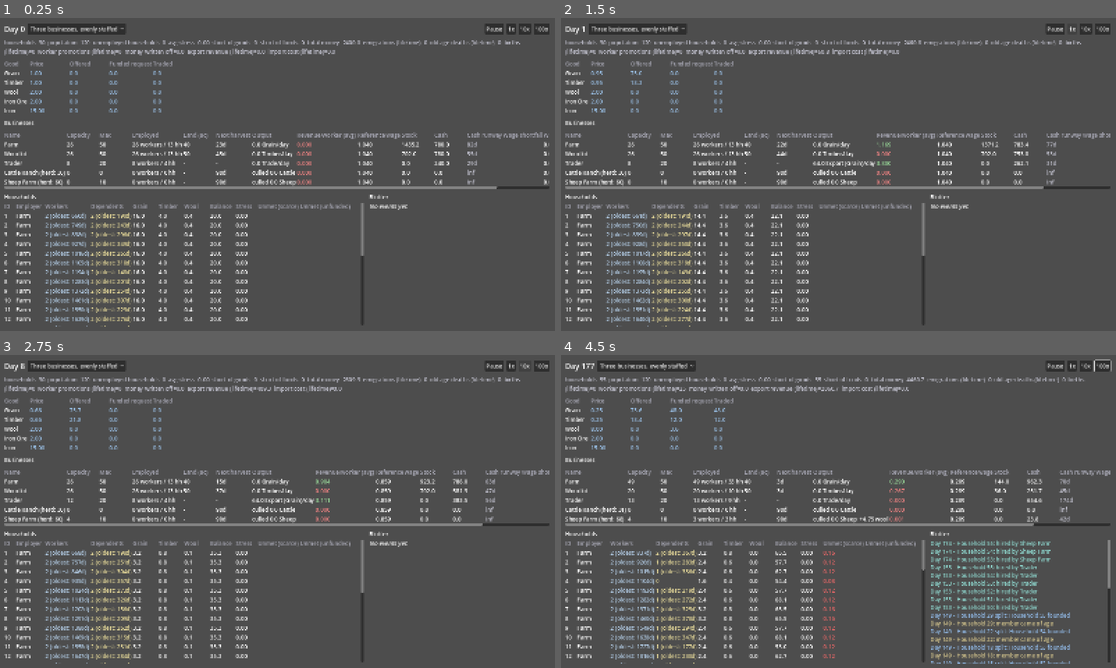
Above: before the commit, frames 1-4 (two rows, left to right).
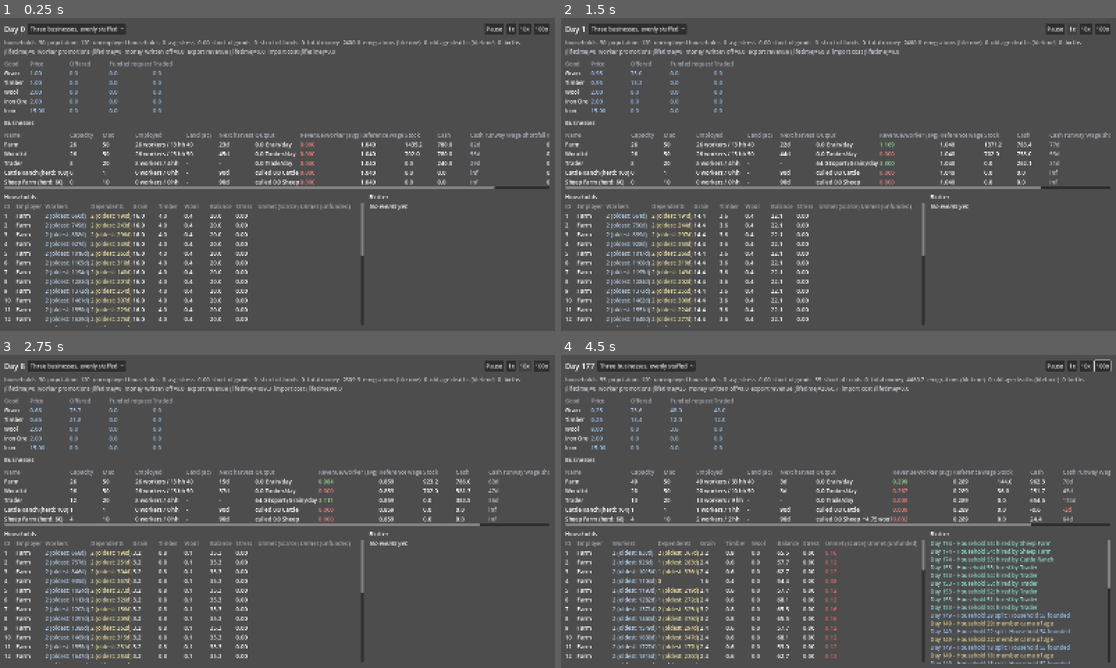
Above: after the commit, the same moments.

Repository: forsman5/sitka
Game: Godot game, scene res://scenes/sim/he_dashboard.tscn
Two runs of this game, one before a commit and one after it. Both use one fixed random seed, a clock stepped at 60 frames per second and the inputs below. This scene is started directly instead of the project's main scene.
Inputs (mouse positions are in pixels of both pictures, inside the frame that each line leads up to):
- Up to frame 1 (0.25 s): no input
- Up to frame 2 (1.5 s): click "Three businesses, evenly staf…" at 0.5 s; click "1x" at 1.25 s
- Up to frame 3 (2.75 s): click "10x" at 2 s
- Up to frame 4 (4.5 s): click "100x" at 2.75 s; tap Enter at 3.5 s; move the mouse to (960, 495) at 3.52 s; hold Right (ui_right) 3.53-4.25 s; hold Alt 3.53-4.25 s; click (960, 495) at 3.67 s; drag from (727, 527) to (810, 574) at 4.27 s

The runs differ from the first frame. In frame 1, 2.4% of the frame differs, in the area x 10-99%, y 36-55%; in frame 2, 2.3%; in frame 3, 2.3%; in frame 4, 6.0%, in the area x 8-99%, y 36-99%.

Commit message:
Rescale cattle to a real commercial good, verifying employment holds
The old HERD_CULL_TARGET/HERD_EXPORT_PRICE for cattle were sized back
when nothing consumed the culled stock at all (see he_scenario_seeds.gd's
prior CATTLE_RANCH_MAX_CAPACITY history) -- now that wool sells locally
and both species export through the Trader for real money, that reasoning
is stale: cattle's steady-state cull volume was worth pennies regardless
of employment. Fixed the actual economics rather than re-guessing capacity:

- HERD_EXPORT_PRICE[CATTLE]: 5.0 -> 60.0 -- cattle were historically a
  genuinely high-value good; the old price matched pooled Simulation's
  parity constant but never accounted for anyone actually buying the herd.
- HERD_CULL_TARGET[CATTLE]: 45 -> 150, CATTLE_STARTING_HERD: 30 -> 100 --
  kept the SAME 1.5x target/start ratio so time-to-first-cull is
  unchanged (~900 days), only the absolute scale (and thus revenue
  volume) moved up.
- SETTLEMENT_GRAZING_LAND: 150 -> 300 and HARDSHIP_BUTCHER_MIN_HERD
  [CATTLE]: 10 -> 30, both scaled proportionally so land headroom and the
  hardship-butcher breeding-stock floor keep the same relative meaning.

Verified empirically (not just priced up and hoped) via standalone
traces before touching CATTLE_RANCH_MAX_CAPACITY: 1 worker stabilizes
cleanly by its first cull and compounds steadily afterward; 2 survives a
much rougher, longer bootstrap and, in the live scenario (not just an
isolated trace), tripped a real wage-floor breach and left the herd short
of its target at the harness's 6-year check window. Set to 1, the
verified-sustainable number.

Also fixed a real (if small) accounting bug this exposed: hardship
butchering was recording its sale under record["exported"], which
run_household_economy.gd's conservation check treats as an INVENTORY
outflow -- but a hardship sale converts herd_size straight to cash and
never touches inventory at all, so that entry made the check expect a
stock drop that never happened. Was dormant while cattle was unstaffed
(hardship butchering never fired); surfaced immediately once employment
actually ran. Fixed by keeping the export_revenue (money) bookkeeping but
dropping the incorrect exported (goods) entry.

Full acceptance harness passes clean now, including Cattle Ranch actually
turning a profit (+$1089.9 after 6 years with 1 real employee) -- the only
remaining red is the previously-documented Sheep Farm monetization
snapshot, which is emergent market volatility from the shared settlement
reference wage, not a mechanism bug.

Diff:
--- a/scripts/sim/household_economy/data/he_scenario_seeds.gd
+++ b/scripts/sim/household_economy/data/he_scenario_seeds.gd
@@ -73,7 +73,10 @@
 ## Starting herd sizes -- deliberately well under either species' cull
 ## target (HESimulation.HERD_CULL_TARGET) so growth and the first cull are
 ## both visible within a normal scenario run, not just an instant no-op.
-const CATTLE_STARTING_HERD := 30.0
+## Cattle's target/start ratio (1.5x) matches what it always was, just at
+## a bigger absolute scale (see HESimulation.HERD_CULL_TARGET's doc
+## comment) -- keeps the ~900-day time-to-first-cull unchanged.
+const CATTLE_STARTING_HERD := 100.0
 const SHEEP_STARTING_HERD := 60.0
 
 ## Ranches aren't land-based the way Farm/Woodlot are (they share
@@ -82,18 +85,22 @@
 ## authored ceiling like the Trader rather than one derived from acreage.
 ## Smaller than Farm/Woodlot -- tending a herd that mostly grows/thins on
 ## its own needs fewer hands than working a field every day.
-## Verified even WITH HESimulation._hardship_butcher_if_needed (a ranch
-## selling its own live herd for cash when it can't make payroll): at these
-## tuned constants, cattle ranching's net worth generation is too low
-## relative to reference wages to sustainably fund even ONE wage-earning
-## worker -- hardship butchering just pins the herd near its floor
-## indefinitely without ever letting it recover enough to reach a real
-## cull, while the business's balance drifts ever further negative. Left
-## at 0 until the underlying economics (export price, cull target/growth
-## rate, or the employment-retry loop itself -- see conversation/handoff
-## notes) are revisited on purpose. Sheep Farm has no such problem (wool
-## pays out every cycle) and is staffed for real below.
-const CATTLE_RANCH_MAX_CAPACITY := 0
+##
+## Cattle previously couldn't sustainably fund even one worker (its cull
+## revenue was worth pennies) and was left at 0 -- fixed not by tuning
+## employment directly but by raising what cattle are actually WORTH
+## (HESimulation.HERD_EXPORT_PRICE/HERD_CULL_TARGET), now that consumption
+## (Trader export, local wool market) is wired up and there's somewhere
+## real for a bigger, pricier herd to go. Verified at the new scale with a
+## standalone trace: 1 worker stabilizes cleanly by its first cull (~day
+## 1500) and compounds steadily afterward. A ceiling of 2 was tried first
+## and reverted -- it let the dynamic self-tuner oscillate 0/1/2 rather
+## than settling, which repeatedly hardship-butchered the still-growing
+## herd hard enough to delay its first cull well past the acceptance
+## harness's 6-year check window and (in the live scenario, not just the
+## isolated trace) tripped a real, if small, wage-floor breach. 1 is the
+## verified-sustainable number, not just a starting guess.
+const CATTLE_RANCH_MAX_CAPACITY := 1
 const SHEEP_FARM_MAX_CAPACITY := 10
 
 const STARTING_BALANCE := 20.0
--- a/scripts/sim/household_economy/he_simulation.gd
+++ b/scripts/sim/household_economy/he_simulation.gd
@@ -148,10 +148,12 @@
 ## the grain market) but explicitly not implemented here. For now a herd
 ## that outgrows its share of the land simply stops growing at that land's
 ## ceiling and takes the harsher "neglected" mortality rate below. Sized
-## for a small subsistence-valley settlement (HEScenarioSeeds.
-## HOUSEHOLD_COUNT households), not a commercial operation -- see
-## HERD_CULL_TARGET.
-const SETTLEMENT_GRAZING_LAND := 150.0
+## with real headroom above both species' HERD_CULL_TARGET at once, now
+## that culled stock/wool actually sell for real money (Trader export,
+## local wool market) -- see HERD_EXPORT_PRICE's doc comment for why
+## cattle's herd was originally kept small (nothing consumed it yet) and
+## no longer needs to be.
+const SETTLEMENT_GRAZING_LAND := 300.0
 const CATTLE_LAND_PER_HEAD := 1.0
 const SHEEP_LAND_PER_HEAD := 0.15
 
@@ -196,15 +198,16 @@
 
 ## Once herd_size crosses this, the ranch culls straight back down to it
 ## every eval interval, moving the excess into its own inventory as
-## herd_commodity() units. Set close enough to HEScenarioSeeds' starting
-## herd sizes that a ranch actually reaches its first cull within a
-## normal game-length run (a handful of years at these growth rates), not
-## decades -- these are small-village herds, not commercial ones. Kept
-## well under either species' solo claim on SETTLEMENT_GRAZING_LAND so
-## the two ranches have real headroom to grow between culls even while
+## herd_commodity() units. Cattle's target keeps the SAME ratio to
+## HEScenarioSeeds.CATTLE_STARTING_HERD as before (1.5x) so the time to
+## first cull is unchanged (~900 days at HERD_GROWTH_RATE_MULTIPLIER) --
+## only the absolute scale moved up, now that a bigger herd has somewhere
+## real to go (HERD_EXPORT_PRICE, SETTLEMENT_GRAZING_LAND). Both targets
+## stay well under either species' solo claim on SETTLEMENT_GRAZING_LAND
+## so the two ranches have real headroom to grow between culls even while
 ## sharing the same pasture.
 const HERD_CULL_TARGET: Dictionary[HEBusiness.Species, float] = {
-	HEBusiness.Species.CATTLE: 45.0,
+	HEBusiness.Species.CATTLE: 150.0,
 	HEBusiness.Species.SHEEP: 200.0,
 }
 
@@ -223,12 +226,20 @@
 ## tracks" (see simulation.gd's REFERENCE_STOCK doc comment), so they never
 ## join SUBSISTENCE_COMMODITIES and never run through the local clearing
 ## market. Instead a ranch's culled stock is Trader-export-only, sold at
-## this flat reference price (matching Simulation.BASE_PRICE for the same
-## two commodities) rather than a live locally-drifting one -- there's no
-## local supply/demand signal to drift one against. See _run_trade's herd
-## export pass.
+## this flat reference price rather than a live locally-drifting one --
+## there's no local supply/demand signal to drift one against.
+##
+## Cattle deliberately DIVERGES from Simulation.BASE_PRICE[CATTLE] (5.0) --
+## historically cattle were a genuinely high-value good (often the primary
+## store of wealth in a subsistence economy, arguably more so than grain),
+## and at the old parity price the ranch's entire steady-state cull volume
+## was worth pennies, nowhere near enough to fund even one wage-earning
+## worker (see he_scenario_seeds.gd's CATTLE_RANCH_MAX_CAPACITY history).
+## Raised until a fully-staffed ranch's export income can actually clear
+## the reference wage -- verified empirically, not just priced up
+## arbitrarily. See _run_trade's herd export pass.
 const HERD_EXPORT_PRICE: Dictionary[HEBusiness.Species, float] = {
-	HEBusiness.Species.CATTLE: 5.0,
+	HEBusiness.Species.CATTLE: 60.0,
 	HEBusiness.Species.SHEEP: 3.0,
 }
 
@@ -249,10 +260,13 @@
 ## even the Trader's already-discounted TRADER_BUY_PRICE_FRACTION) so a
 ## ranch never prefers this over patiently waiting for a normal export --
 ## it's a last resort, not a revenue strategy. Never sells below this
-## floor, so there's always enough left to regrow from.
+## floor, so there's always enough left to regrow from. Cattle's floor
+## scales with its bigger HERD_CULL_TARGET (still ~20% of target, same
+## proportion as before) so a hardship sale can't gut just as large a
+## fraction of the now-bigger herd.
 const HARDSHIP_BUTCHER_PRICE_FRACTION := 0.25
 const HARDSHIP_BUTCHER_MIN_HERD: Dictionary[HEBusiness.Species, float] = {
-	HEBusiness.Species.CATTLE: 10.0,
+	HEBusiness.Species.CATTLE: 30.0,
 	HEBusiness.Species.SHEEP: 20.0,
 }
 
@@ -846,8 +860,16 @@
 	var proceeds: float = butchered * price
 	b.balance += proceeds
 	b.last_hardship_butchered = butchered
-	var name := Commodity.name_of(b.herd_commodity())
-	_accumulate(record["exported"], name, butchered)
+	# Money-side only (export_revenue) -- NOT record["exported"]. A normal
+	# cull/export moves units OUT OF inventory (produced there by _run_herds,
+	# then subtracted here), so recording it as "exported" nets out exactly
+	# against that earlier "produced". A hardship sale converts herd_size
+	# straight to cash and never touches inventory at all -- it was never
+	# "produced" there in the first place, so subtracting it as an export
+	# would make run_household_economy.gd's stock reconciliation expect a
+	# drop in inventory that never happened (verified: this exact mismatch
+	# is what the check caught once hardship butchering actually started
+	# firing on a staffed Cattle Ranch).
 	record["export_revenue"] += proceeds
 	_export_revenue_total += proceeds
 	_log_event("hardship_butcher", {"business_id": b.id, "head": butchered, "proceeds": proceeds})
